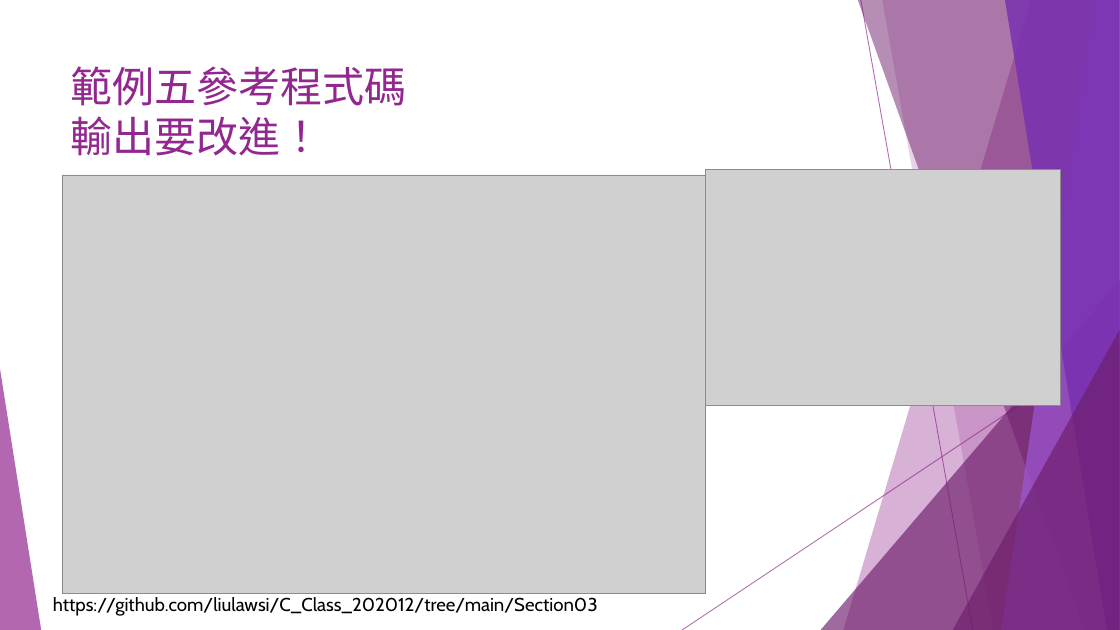
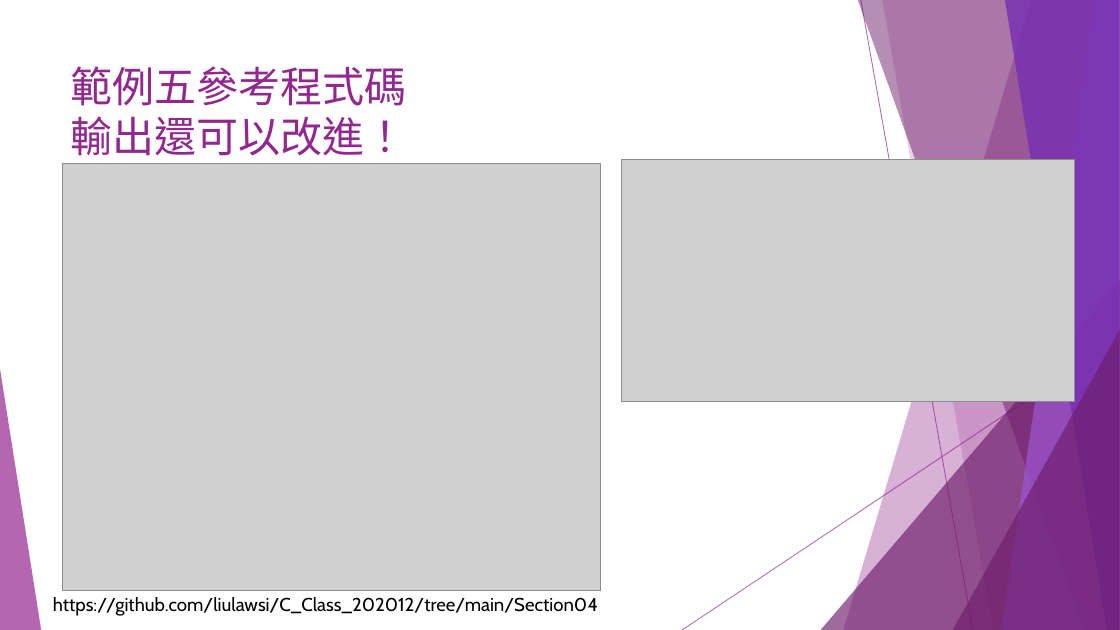
Before and after one commit to liulawsi/My_PPTs, a slide deck: slide 48 of CHING JIAN/C_Class/04陣列好好用.pptx (slide 42 before the commit). Drawn at 1120x630 pixels with LibreOffice and Linux fonts; fonts in the diff are those of the drawing; grey boxes stand for pictures. Boxes give left, top, right and bottom in pixels: in the first picture for what was removed or moved away, otherwise in the second. Text is boxed around its words. In the diff, an @@ line names an element or a change of style, - is before the commit and + after.

```diff
--- a/CHING JIAN/C_Class/04陣列好好用.pptx
+++ b/CHING JIAN/C_Class/04陣列好好用.pptx
@@ title at (71,66,407,156): text changed @@
-範例五參考程式碼
-輸出要改進！
+範例五參考程式碼
+輸出還可以改進！
@@ picture: place and size @@
-picture at (62,175,706,594)
+picture at (62,163,601,590)
@@ picture: place and size @@
-picture at (706,170,1060,405)
+picture at (622,160,1075,402)
@@ text at (53,597,598,616): text changed @@
-https://github.com/liulawsi/C_Class_202012/tree/main/Section03
+https://github.com/liulawsi/C_Class_202012/tree/main/Section04
```
Also in this commit, not shown: 39 other slides changed, 3 slides added, 11 slides removed, 3 other files.
